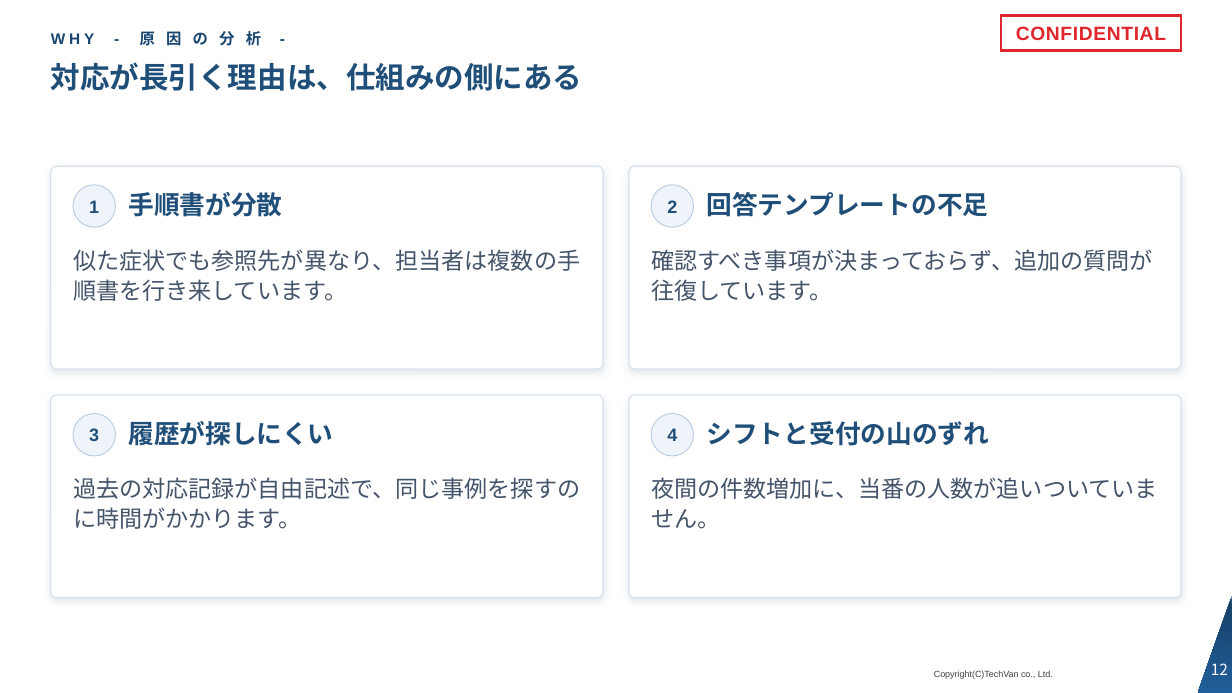
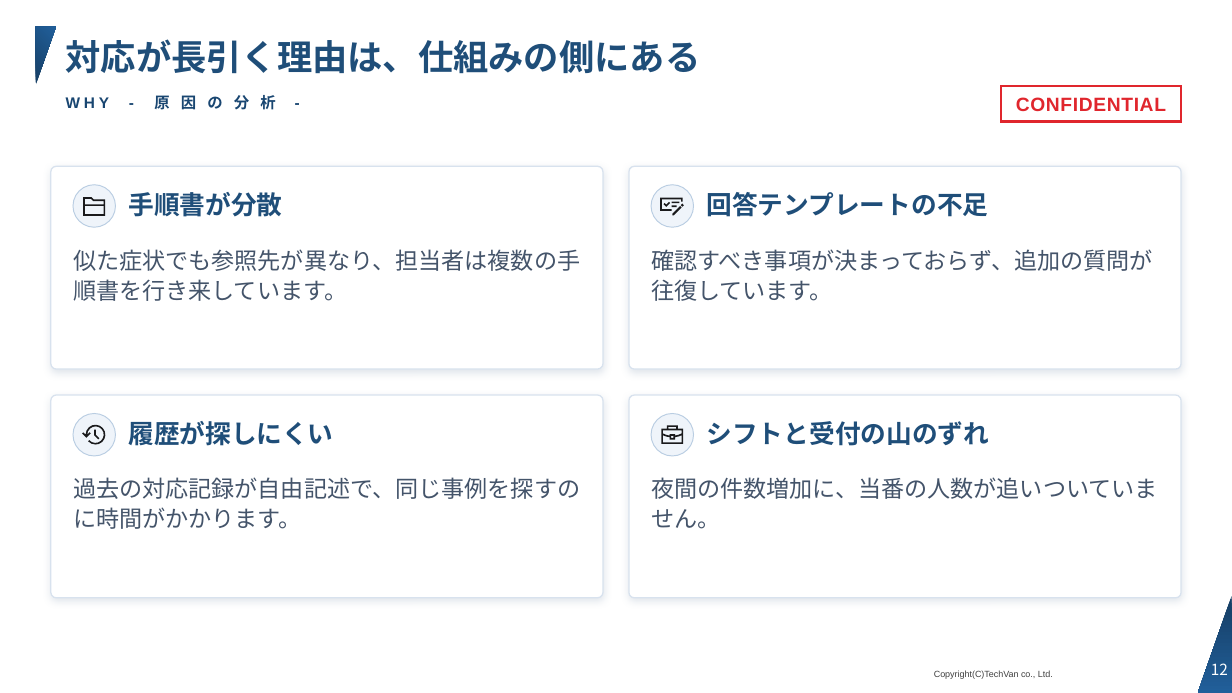
Before and after one commit to Kishi-Satoshi/slide-techvan-dist, a slide deck: slide 12 of plugins/slide-techvan/skills/slide-techvan/examples/catalog-techvan.pptx. Drawn at 1232x693 pixels with LibreOffice and Linux fonts; fonts in the diff are those of the drawing; background and template pictures are left out. Boxes give left, top, right and bottom in pixels: in the first picture for what was removed or moved away, otherwise in the second. Text is boxed around its words. In the diff, an @@ line names an element or a change of style, - is before the commit and + after.

```diff
--- a/plugins/slide-techvan/skills/slide-techvan/examples/catalog-techvan.pptx
+++ b/plugins/slide-techvan/skills/slide-techvan/examples/catalog-techvan.pptx
@@ right triangle added at <box>36,27,56,85</box>, fill gradient #163E64 to #215F9A @@
@@ title "対応が長引く理由は、仕組みの側にある": place and size @@
-title "対応が長引く理由は、仕組みの側にある" at <box>51,62,582,91</box>
+title "対応が長引く理由は、仕組みの側にある" at <box>66,39,701,74</box>
@@ title "対応が長引く理由は、仕組みの側にある" at <box>66,39,701,74</box>: size 23 to 27.5 pt @@
@@ rectangle "CONFIDENTIAL": place and size @@
-rectangle "CONFIDENTIAL" at <box>1001,16,1181,51</box>
+rectangle "CONFIDENTIAL" at <box>1001,86,1181,121</box>
@@ text "WHY - 原 因 の ...": place and size @@
-text "WHY - 原 因 の ..." at <box>51,29,261,49</box>
+text "WHY - 原 因 の ..." at <box>66,93,275,113</box>
@@ freeform shape added at <box>81,193,108,220</box>, fill #1A1A1C @@
@@ text in ellipse at <box>89,200,99,213</box>: text removed @@
-1
@@ freeform shape added at <box>659,193,686,220</box>, fill #1A1A1C @@
@@ text in ellipse at <box>667,200,677,213</box>: text removed @@
-2
@@ freeform shape added at <box>81,421,108,448</box>, fill #1A1A1C @@
@@ text in ellipse at <box>89,428,99,441</box>: text removed @@
-3
@@ freeform shape added at <box>659,421,686,448</box>, fill #1A1A1C @@
@@ text in ellipse at <box>667,428,677,441</box>: text removed @@
-4
```
Also in this commit, not shown: 21 other slides changed, 24 other files.
